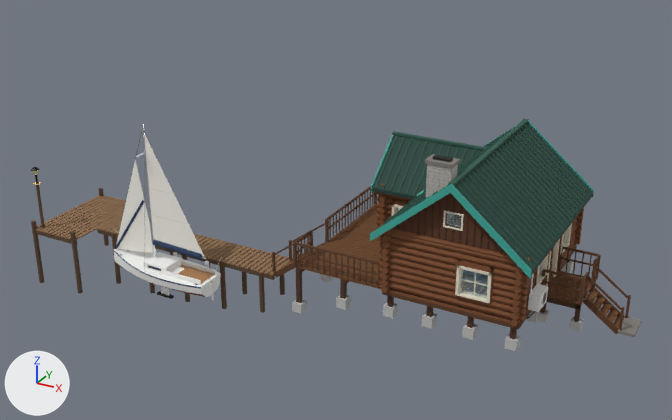
Before and after pictures for a commit that changed the glTF model test/assets/house.glb.
One viewpoint serves both versions: a camera (50 mm lens) standing at (159.7, -21.8, 83.9) and looking at (83.3, 117.2, 14.4). Arrows for +X, +Y and +Z are at lower left; the lights stay in place. The first picture is the older version. Where no turn or scale is listed for an object, it has been applied to the vertices.

The first picture shows 'Back deck & stairs', 'Boat hull', 'Deck & railings', 'Dock', 'Fireplace & chimney', 'Floor & stilts', 'Gables', 'Jib', 'Mainsail', 'Roof', 'Walls (logs)', 'Window & door frames' and 13 more.
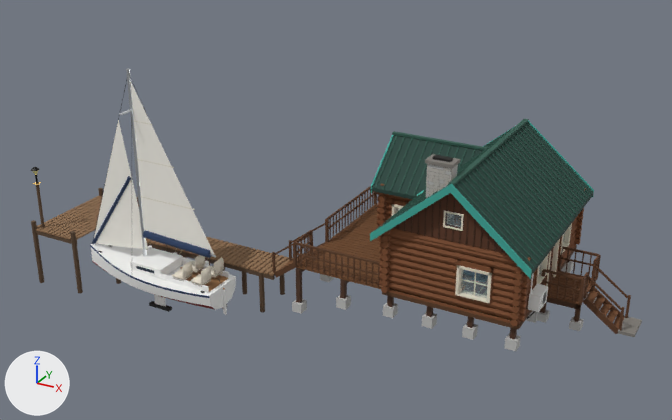
ob_sailboat is not drawn itself; it is the parent of ob_boat_hull, ob_boom, ob_furled_jib, ob_jib, ob_mast___rigging, ob_tiller.

The edits, one by one:
Material 'Boat seat' (mat_boat_seat) is new.
Its base color is (0.78, 0.72, 0.6) (pale yellow #e5ddcb).
Its roughness is 0.85.
Material 'Boat seat frame' (mat_boat_seat_frame) is new.
Its base color is (0.25, 0.15, 0.08) (brown #896c50).
Mesh me_boat_seat_passenger is new.
It has 192 vertices, 368 faces and spans x -1.46..1.49, y -1.4..1.4, z 0.0..3.83.
Faces by material slot: [344, 24].
It uses material mat_boat_seat (pale yellow #e5ddcb).
It uses material mat_boat_seat_frame (brown #896c50).
Object 'Sailboat' (ob_sailboat) moves from (13.1, 3.7, -0.973) to (13.1, 4.12, -0.973).
Object 'Sailboat' (ob_sailboat) is rescaled from (1.0, 1.0, 1.0) to (1.35, 1.35, 1.35).
Object 'Boat seat passenger' (ob_boat_seat_passenger) is new; it shows me_boat_seat_passenger.
Its location is (61.3, 98.5, 2.7).
Object 'Boat seat driver' (ob_boat_seat_driver) is new; it shows a copy of me_boat_seat_passenger.
Its location is (61.3, 102.4, 2.7).
Object 'Boat seat back right' (ob_boat_seat_back_right) is new; it shows a copy of me_boat_seat_passenger.
Its location is (65.5, 98.5, 2.7).
Object 'Boat seat back left' (ob_boat_seat_back_left) is new; it shows a copy of me_boat_seat_passenger.
Its location is (65.5, 102.4, 2.7).

Pixel boxes [x1, y1, x2, y2] of what changed, in the pictures (672 x 420 px):
'Boat hull', moved, rescaled (36% wider, 35% taller)
    before: [114, 249, 221, 299]
    after: [90, 244, 236, 312]
'Mainsail', moved, rescaled (39% wider, 39% taller)
    before: [144, 133, 204, 257]
    after: [130, 81, 214, 254]
'Jib', moved, rescaled (34% wider, 39% taller)
    before: [116, 160, 156, 253]
    after: [94, 120, 148, 250]
'Mast & rigging', moved, rescaled (38% wider, 42% taller)
    before: [115, 124, 209, 277]
    after: [92, 69, 222, 286]
'Furled mainsail', moved, rescaled (35% wider, 32% taller)
    before: [153, 239, 203, 260]
    after: [143, 230, 211, 258]
'Furled jib', moved, rescaled (30% wider, 38% taller)
    before: [115, 200, 144, 249]
    after: [93, 176, 131, 244]
'Boat seat back right', added
    after: [191, 266, 212, 287]
'Boat seat passenger', added
    after: [172, 261, 193, 281]
'Boat seat back left', added
    after: [210, 258, 224, 278]
'Boat seat driver', added
    after: [192, 255, 205, 273]
'Tiller', moved, rescaled
    before: [211, 281, 214, 301]
    after: [223, 288, 227, 315]
'Boom', moved, rescaled (not visible before)
    after: [210, 254, 216, 258]
